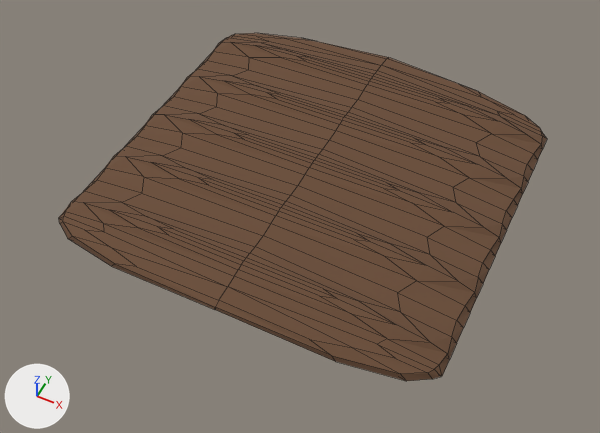
Before and after pictures for a commit that changed the Blender file Assets/Graphics/Models/Farmland_1x1.blend.
Both versions are drawn from a 50 mm lens placed at (1.29, -2.73, 3.07), pointed at (0.02, -0.19, -0.11). Every picture has the same lights, and +X, +Y and +Z are marked at lower left. The picture after the commit comes second. Mesh edges are drawn as thin lines.
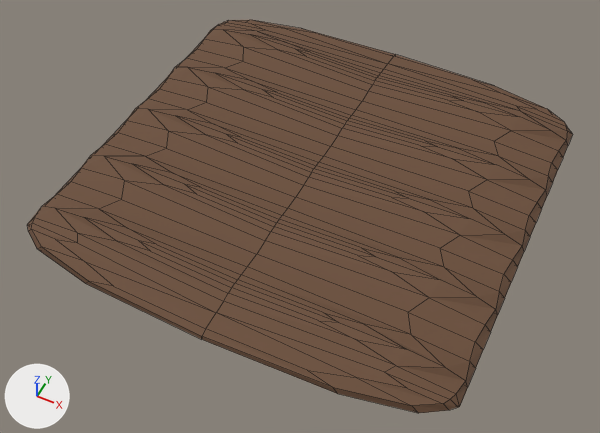
Pixel boxes (x1, y1, x2, y2) of what changed, in the pictures (600 x 433 px):
'Cube', reshaped (12% wider, 13% taller)
    before: (59, 33, 547, 381)
    after: (27, 20, 573, 413)

Patch to the scene script:
```diff
--- a/Assets/Graphics/Models/Farmland_1x1.blend.py
+++ b/Assets/Graphics/Models/Farmland_1x1.blend.py
@@ me_cube_002 @@
 # used by ob_cube; location = (0.0, 0.0, 0.0)
-me_cube_002.from_pydata(...)  # 290 vertices, 288 faces; spans x -1.0..1.0, y -0.99..0.99, z 0.0..0.12
+me_cube_002.from_pydata(...)  # 290 vertices, 288 faces; spans x -1.11..1.11, y -1.12..1.12, z 0.0..0.09
+# me_cube_002 part 1: 290 of 290 vertices moved; they spanned x -1.0..1.0, y -0.99..0.99, z 0.0..0.12 and now span x -1.11..1.11, y -1.12..1.12, z 0.0..0.09; mean shift (0.0, 0.0, -0.02)
 me_cube_002.materials.append(mat_dirt)
```
